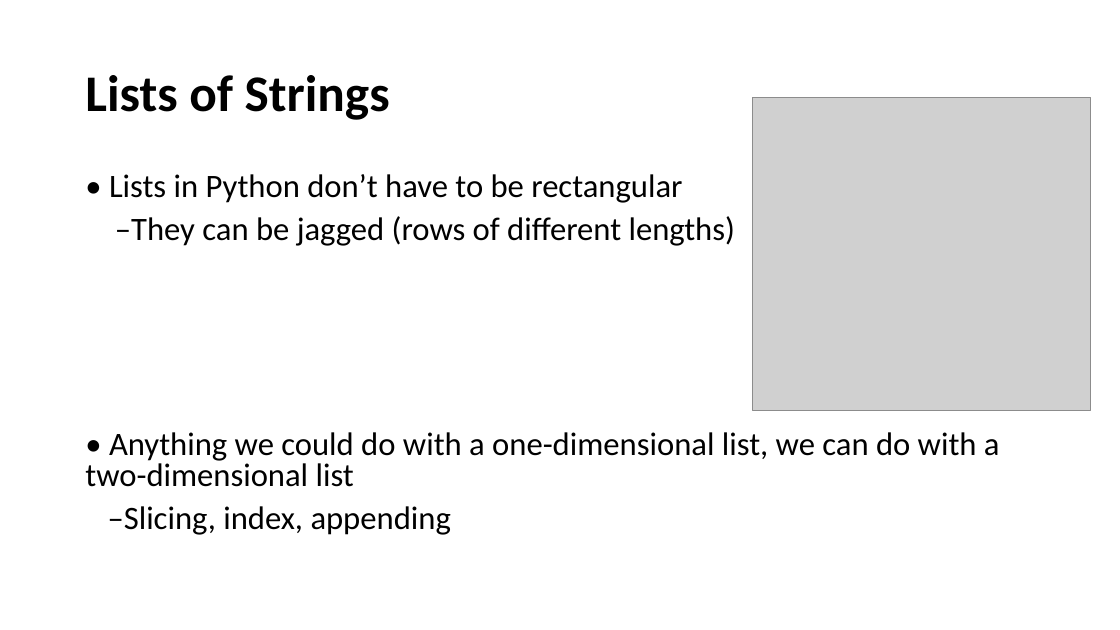
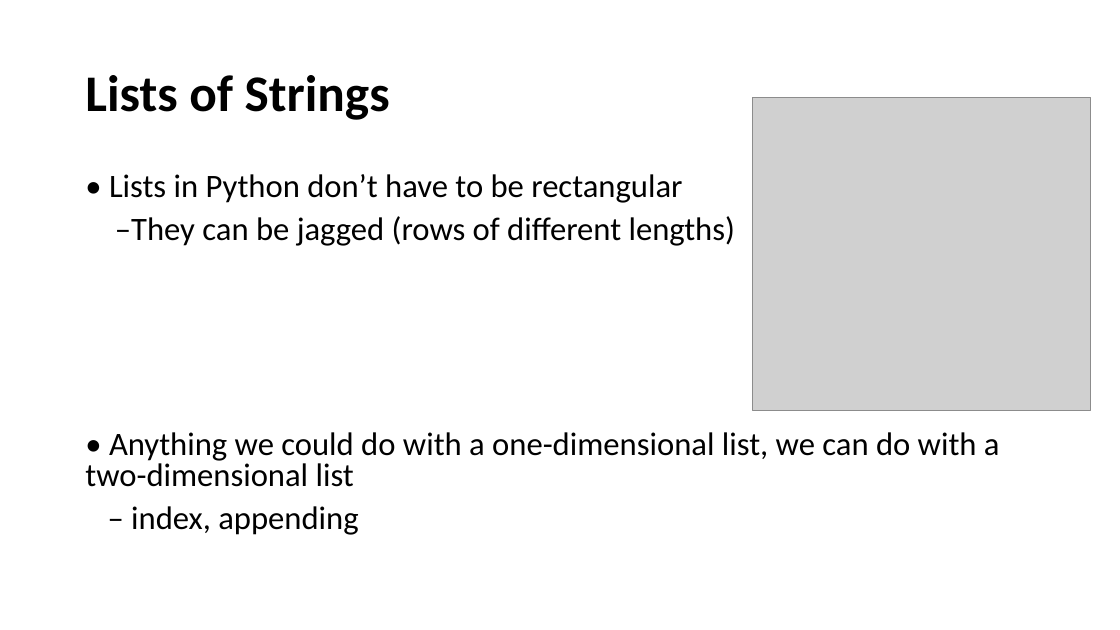
Before and after one commit to HKohin/Python-for-Upward-Bound-Program, a slide deck: slide 12 of PYTHON_12_Lists Part 2.pptx. Drawn at 1120x630 pixels with LibreOffice and Linux fonts; fonts in the diff are those of the drawing; grey boxes stand for pictures. Boxes give left, top, right and bottom in pixels: in the first picture for what was removed or moved away, otherwise in the second. Text is boxed around its words. In the diff, an @@ line names an element or a change of style, - is before the commit and + after.

```diff
--- a/PYTHON_12_Lists Part 2.pptx
+++ b/PYTHON_12_Lists Part 2.pptx
@@ text at bbox=[131, 506, 358, 535]: text changed @@
-–Slicing, index, appending
+– index, appending
```
Also in this commit, not shown: 2 slides removed, 3 other files.
